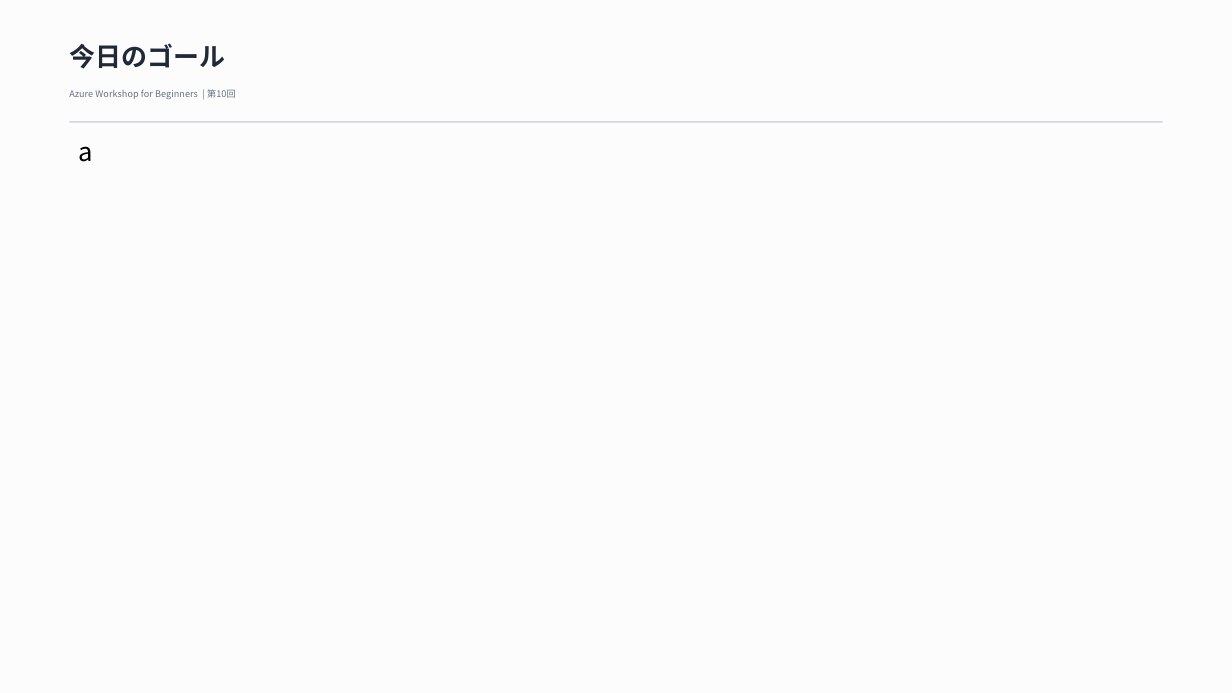
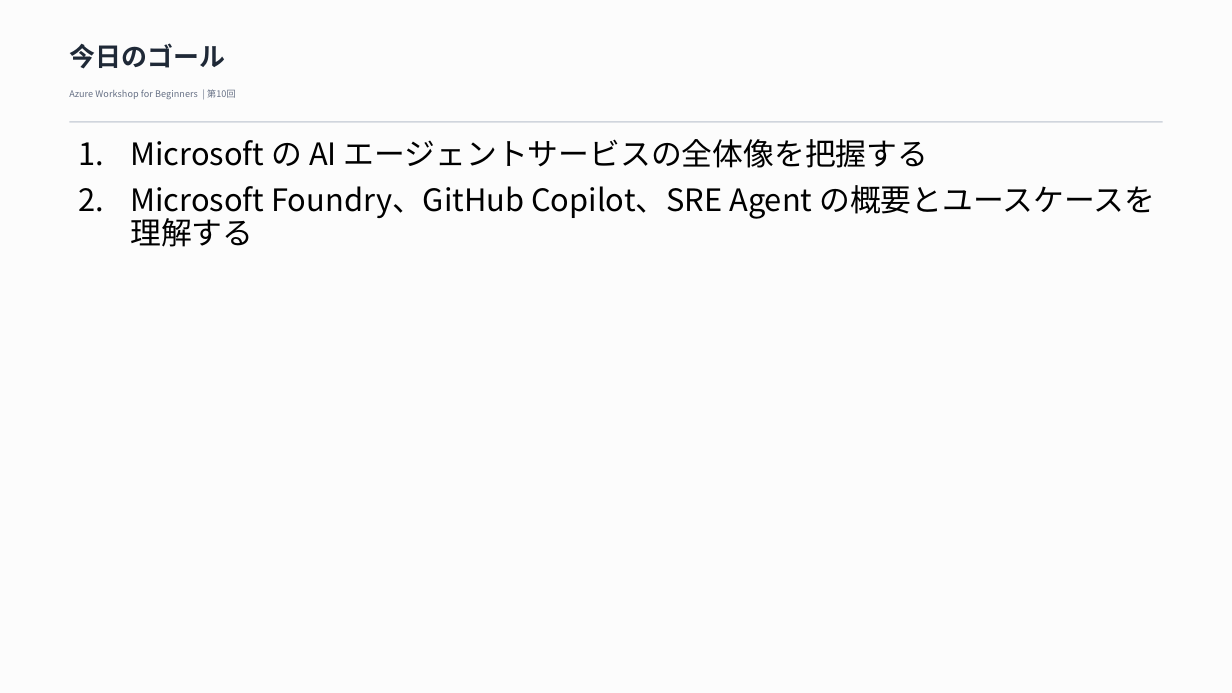
Before and after one commit to hironariy/AzureWorkshopForBeginners, a slide deck: slide 3 of materials/powerpoint-slides/lesson-10-MS-AI-Solutions-Part2.pptx. Drawn at 1232x693 pixels with LibreOffice and Linux fonts; fonts in the diff are those of the drawing. Boxes give left, top, right and bottom in pixels: in the first picture for what was removed or moved away, otherwise in the second. Text is boxed around its words. In the diff, an @@ line names an element or a change of style, - is before the commit and + after.

```diff
--- a/materials/powerpoint-slides/lesson-10-MS-AI-Solutions-Part2.pptx
+++ b/materials/powerpoint-slides/lesson-10-MS-AI-Solutions-Part2.pptx
@@ text at (130, 139, 1155, 247): text changed; size 20 to 24 pt @@
-a
+1. Microsoft の AI エージェントサービスの全体像を把握する
+2. Microsoft Foundry、GitHub Copilot、SRE Agent の概要とユースケースを理解する
```
Also in this commit, not shown: 1 other slide changed, 1 other file.
